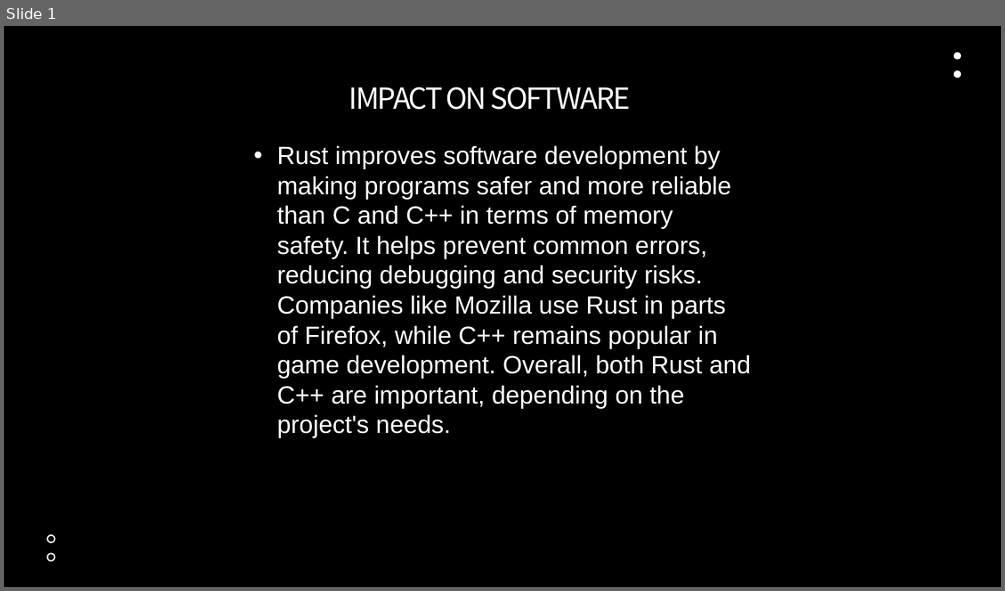
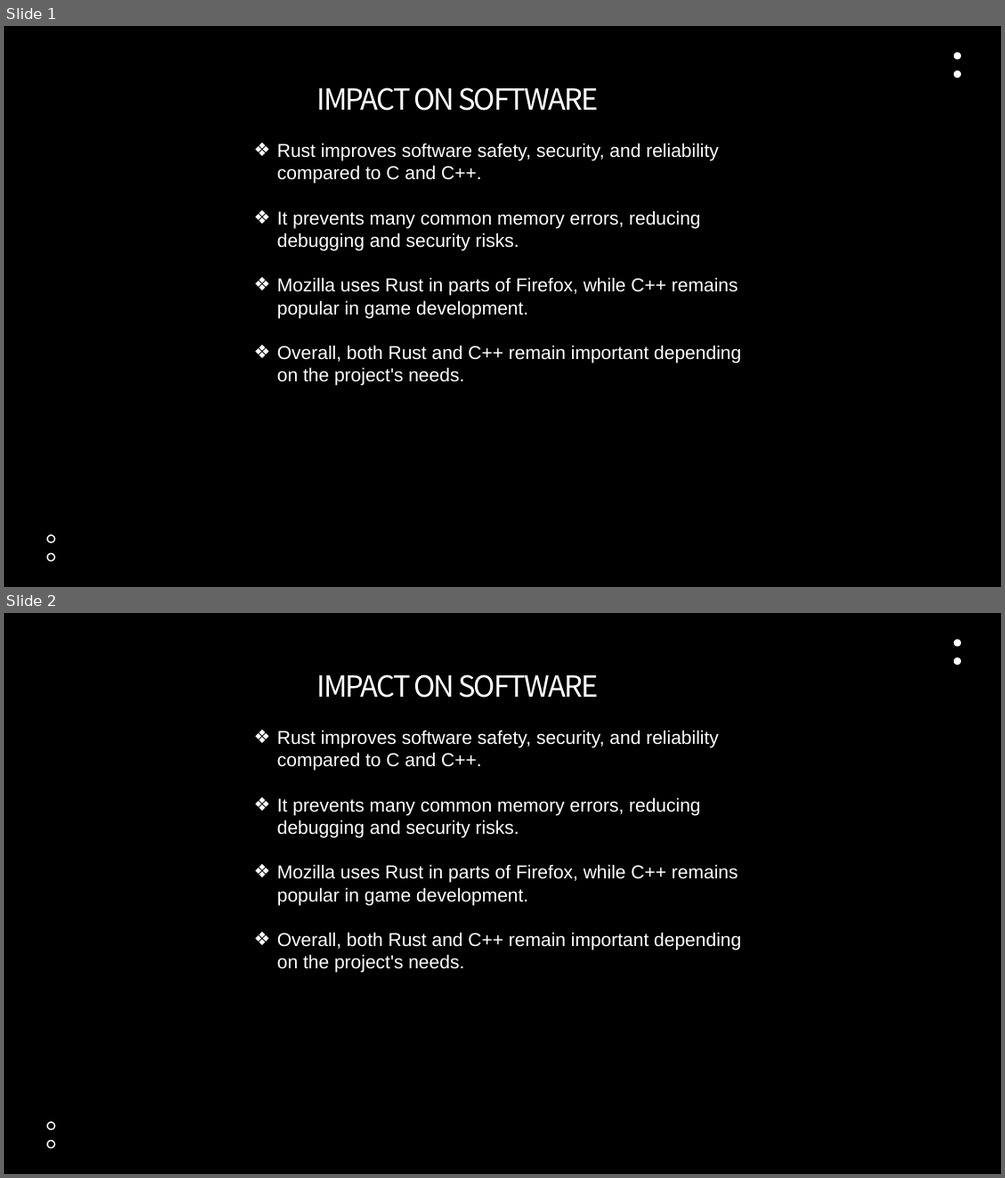
Before and after one commit to keyun5528/Group3_Project, a slide deck: pwrpoint.pptx. Shown one above the other, each under a label of ours: slide 1 before the commit, slides 1 and 2 after it. The pictures are 1005x591 and 1005x1178 pixels, drawn with LibreOffice and Linux fonts; fonts in the diff are those of the drawing; background and template pictures are left out. Boxes give left, top, right and bottom in pixels: in the first picture for what was removed or moved away, otherwise in the second. Text is boxed around its words. In the diff, an @@ line names an element or a change of style, - is before the commit and + after.

Commit message:
upload the first version of the script

```diff
--- a/pwrpoint.pptx
+++ b/pwrpoint.pptx
@@ slide 2 added at (4,613,1001,1174), background #000000; not listed: 4 template elements that a slide beside it also shows @@
@@ text added at (316,674,598,698), 28 pt, text #FFFFFF @@
+IMPACT ON SOFTWARE
@@ text added at (277,730,741,973), 18 pt, text #FFFFFF @@
+❖ Rust improves software safety, security, and reliability compared to C and C++.
+❖ It prevents many common memory errors, reducing debugging and security risks.
+❖ Mozilla uses Rust in parts of Firefox, while C++ remains popular in game development.
+❖ Overall, both Rust and C++ remain important depending on the project's needs.
@@ slide 1 changed as well @@
@@ text "IMPACT ON SOFTWARE": place and size @@
-text "IMPACT ON SOFTWARE" at (348,87,630,110)
+text "IMPACT ON SOFTWARE" at (316,87,598,111)
@@ text at (277,143,741,386): text changed; size 24 to 18 pt @@
-• Rust improves software development by making programs safer and more reliable than C and C++ in terms of memory safety. It helps prevent common errors, reducing debugging and security risks. Companies like Mozilla use Rust in parts of Firefox, while C++ remains popular in game development. Overall, both Rust and C++ are important, depending on the project's needs.
+❖ Rust improves software safety, security, and reliability compared to C and C++.
+❖ It prevents many common memory errors, reducing debugging and security risks.
+❖ Mozilla uses Rust in parts of Firefox, while C++ remains popular in game development.
+❖ Overall, both Rust and C++ remain important depending on the project's needs.
```
